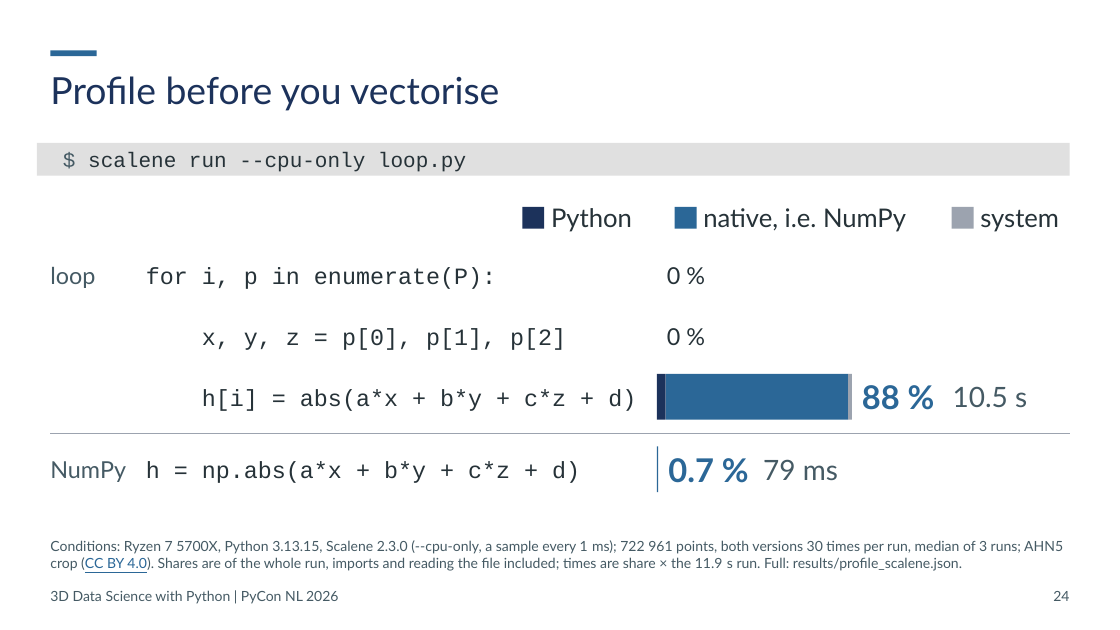
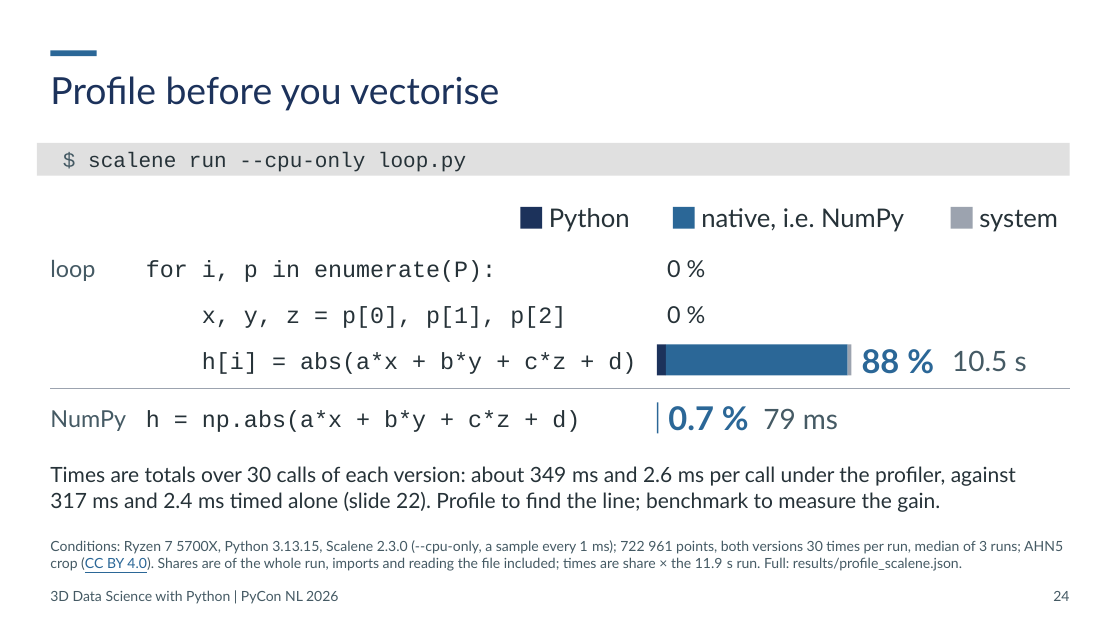
Before and after one commit to Sloppy1999/pycon-nl-2026-3d-data-science, a slide deck: slide 24 of deck/out/20261015_PyCon-NL_3D-Data-Science.pptx. Drawn at 1120x630 pixels with LibreOffice and Linux fonts; fonts in the diff are those of the drawing. Boxes give left, top, right and bottom in pixels: in the first picture for what was removed or moved away, otherwise in the second. Text is boxed around its words. In the diff, an @@ line names an element or a change of style, - is before the commit and + after.

```diff
--- a/deck/out/20261015_PyCon-NL_3D-Data-Science.pptx
+++ b/deck/out/20261015_PyCon-NL_3D-Data-Science.pptx
@@ text "loop": place and size @@
-text "loop" at [50, 267, 95, 288]
+text "loop" at [50, 260, 95, 281]
@@ text "for i, p in enumerate(P):": place and size @@
-text "for i, p in enumerate(P):" at [146, 267, 496, 289]
+text "for i, p in enumerate(P):" at [146, 260, 496, 282]
@@ text "0 %": place and size @@
-text "0 %" at [667, 267, 681, 284]
+text "0 %" at [667, 260, 681, 277]
@@ text "x, y, z = p[0], ...": place and size @@
-text "x, y, z = p[0], ..." at [202, 328, 566, 350]
+text "x, y, z = p[0], ..." at [202, 306, 566, 328]
@@ text "0 %": place and size @@
-text "0 %" at [667, 328, 681, 345]
+text "0 %" at [667, 306, 681, 323]
@@ text "h[i] = abs(a*x + b*y ...": place and size @@
-text "h[i] = abs(a*x + b*y ..." at [202, 389, 636, 411]
+text "h[i] = abs(a*x + b*y ..." at [202, 352, 636, 374]
@@ rectangle: place and size @@
-rectangle at [657, 374, 666, 419]
+rectangle at [657, 344, 666, 376]
@@ rectangle: place and size @@
-rectangle at [666, 374, 849, 419]
+rectangle at [666, 344, 848, 376]
@@ rectangle: place and size @@
-rectangle at [849, 374, 853, 419]
+rectangle at [848, 344, 851, 376]
@@ text "88 %": place and size @@
-text "88 %" at [862, 385, 900, 410]
+text "88 %" at [862, 349, 900, 374]
@@ text "10.5 s": place and size @@
-text "10.5 s" at [953, 386, 1027, 407]
+text "10.5 s" at [952, 350, 1027, 371]
@@ line moved from (50, 434) - (1070, 434) to (50, 389) - (1070, 389) @@
@@ text "NumPy": place and size @@
-text "NumPy" at [50, 461, 126, 482]
+text "NumPy" at [50, 410, 126, 431]
@@ text "h = np.abs(a*x + b*y ...": place and size @@
-text "h = np.abs(a*x + b*y ..." at [146, 461, 580, 483]
+text "h = np.abs(a*x + b*y ..." at [146, 410, 580, 432]
@@ rectangle: place and size @@
-rectangle at [657, 447, 659, 492]
+rectangle at [657, 402, 659, 434]
@@ text "0.7 %": place and size @@
-text "0.7 %" at [668, 458, 714, 483]
+text "0.7 %" at [668, 406, 714, 431]
@@ text "79 ms": place and size @@
-text "79 ms" at [763, 459, 838, 480]
+text "79 ms" at [763, 408, 838, 429]
@@ text added at [50, 466, 1016, 512], 18 pt, text #263238 @@
+Times are totals over 30 calls of each version: about 349 ms and 2.6 ms per call under the profiler, against 317 ms and 2.4 ms timed alone (slide 22). Profile to find the line; benchmark to measure the gain.
```
Also in this commit, not shown: 13 other slides changed, 46 other files.
